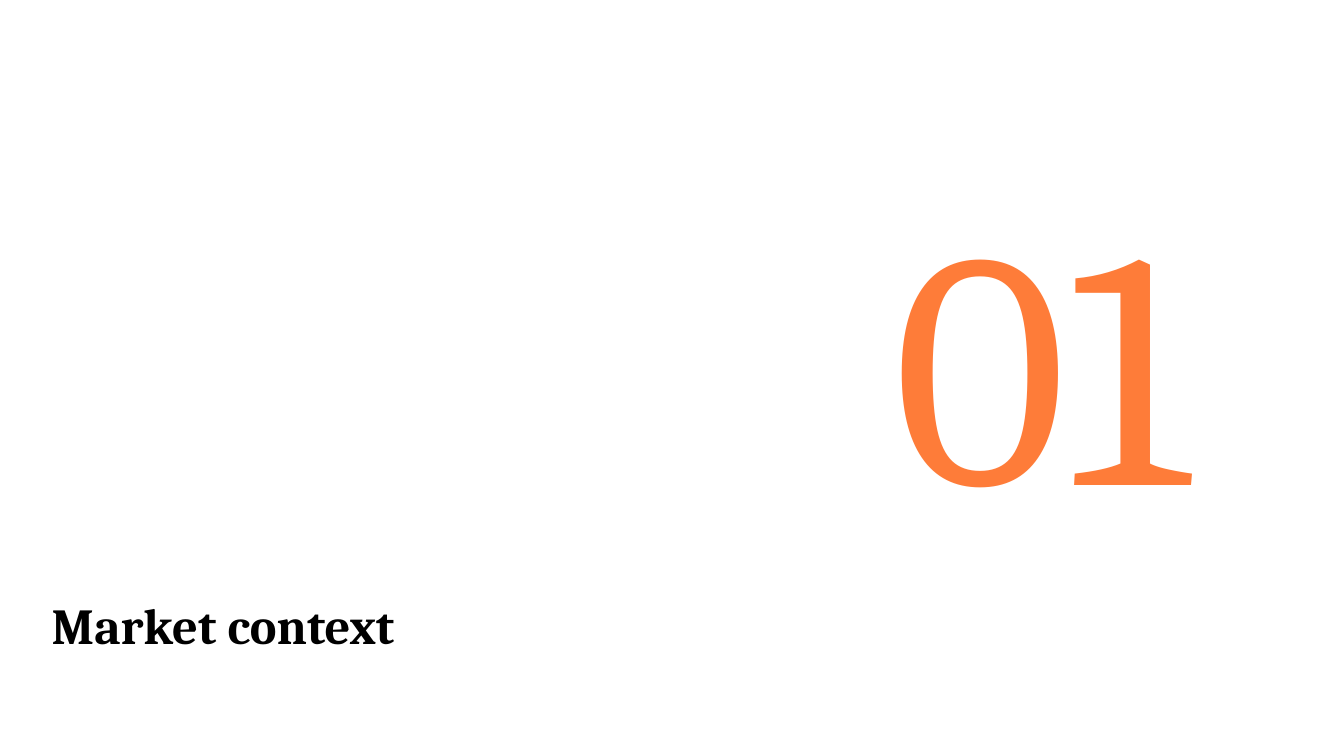
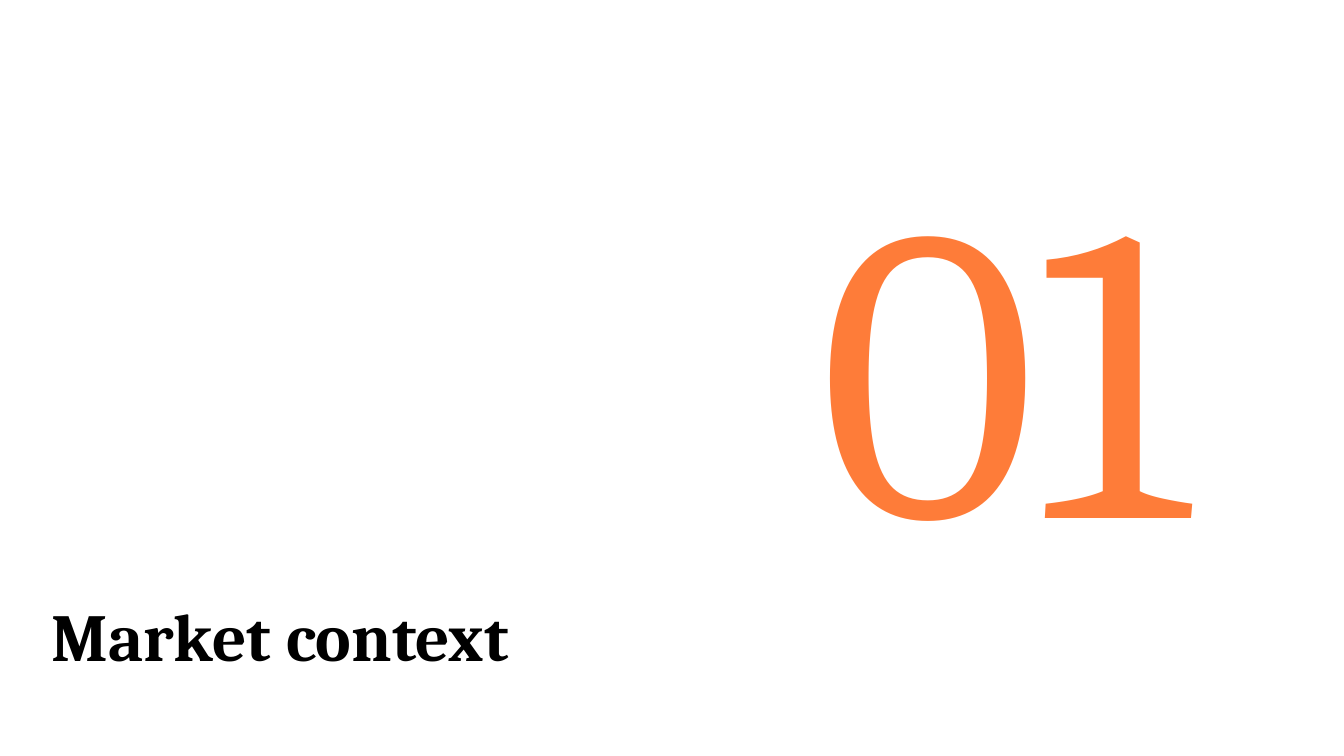
Before and after one commit to JakubNaskretski/pptx-skill-grid, a slide deck: slide 2 of examples/out.pptx. Drawn at 1344x756 pixels with LibreOffice and Linux fonts; fonts in the diff are those of the drawing. Boxes give left, top, right and bottom in pixels: in the first picture for what was removed or moved away, otherwise in the second. Text is boxed around its words. In the diff, an @@ line names an element or a change of style, - is before the commit and + after.

Commit message:
v2.1: type scale alignment, card compound, layout fixes from visual review
Type scale updated to match the corporate reference deck:
  - section_number: 240 → 300pt   (deck uses 350; we pull back to fit)
  - h1:             36  → 48pt
  - h2:             24  → 28pt
  - body:           14  → 15pt
  - statement:      60  → 66pt
  - hero_metric:    160 → 150pt

section_divider:
  - Cell expanded to rows 2-10 (9 rows = 4.82in) so 300pt fits with
    headroom on all 3 alignments. Label compressed to rows 11-12.
  - example_v2.json updated to single-digit numbers ("1", "2", ...).
    The leading-zero variant ("01") was wrapping at narrow widths.

render_heading + render_text:
  - auto_size = MSO_AUTO_SIZE.NONE explicitly. PowerPoint sometimes
    auto-shrinks text in textboxes by default; this was likely making
    the section_number "0/3 too small compared to 3" issue.

Fixes from visual review:
  - render_cta:         ROUNDED_RECTANGLE → RECTANGLE (rounded corners
                        felt off-brand)
  - single_metric:      caption now in row 12 cell (respects side
                        margins) instead of strip:footer (which spans
                        full slide width and made the text hug the
                        left edge)
  - six_up:             dropped the explicit gap row added in the
                        previous fix — visual padding from icon_label's
                        MIDDLE anchor was already enough; the extra row
                        made the gap feel exaggerated

New compound component: card
  - First multi-component primitive. variant=image_left lays out:
    image (32% width, full height) + gap (6%) + label/body (62% width,
    vertically centered against the image).
  - Also supports variants image_top and text_only.
  - Card handles its own internal proportions and gaps, so recipes
    that use cards don't need to micro-place sub-components.

matrix_2x2 refactored to use 'card' component:
  - 4 cards placed on the grid: rows 3-6 / 8-11 (1-row gap between),
    cols 1-6 / 7-12 (cards touch at the L/R boundary, which is text-
    meets-image — visually distinct without needing a gap col).
  - Recipe code now ~half the size; lets the card handle internal
    image/text spacing and vertical centering.

```diff
--- a/examples/out.pptx
+++ b/examples/out.pptx
@@ text "01": place and size @@
-text "01" at [894,259,1189,488]
+text "01" at [820,236,1189,521]
@@ text "01" at [820,236,1189,521]: size 240 to 300 pt @@
@@ text "Market context" at [52,614,509,662]: size 36 to 48 pt @@
```
Also in this commit, not shown: 9 other slides changed, 10 other files.
